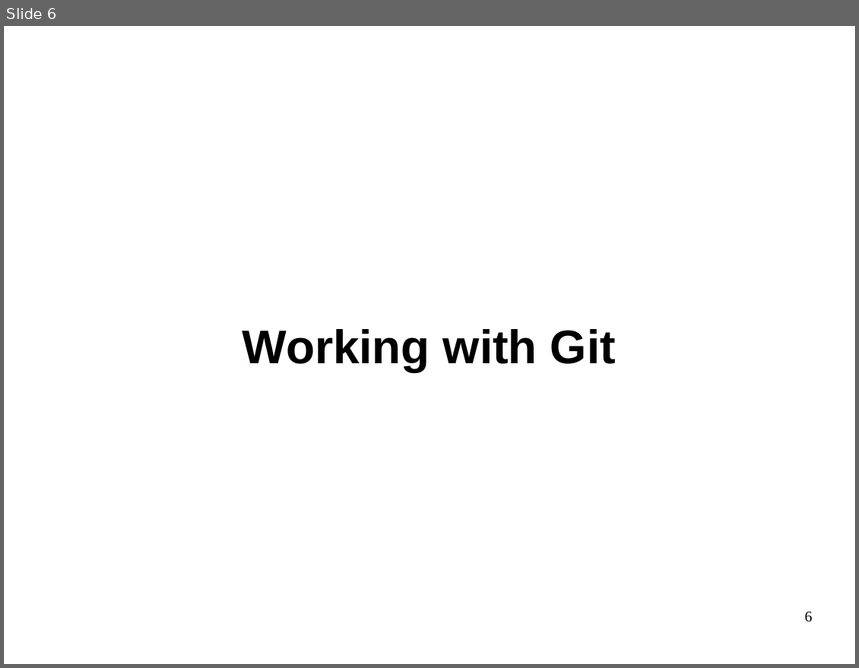
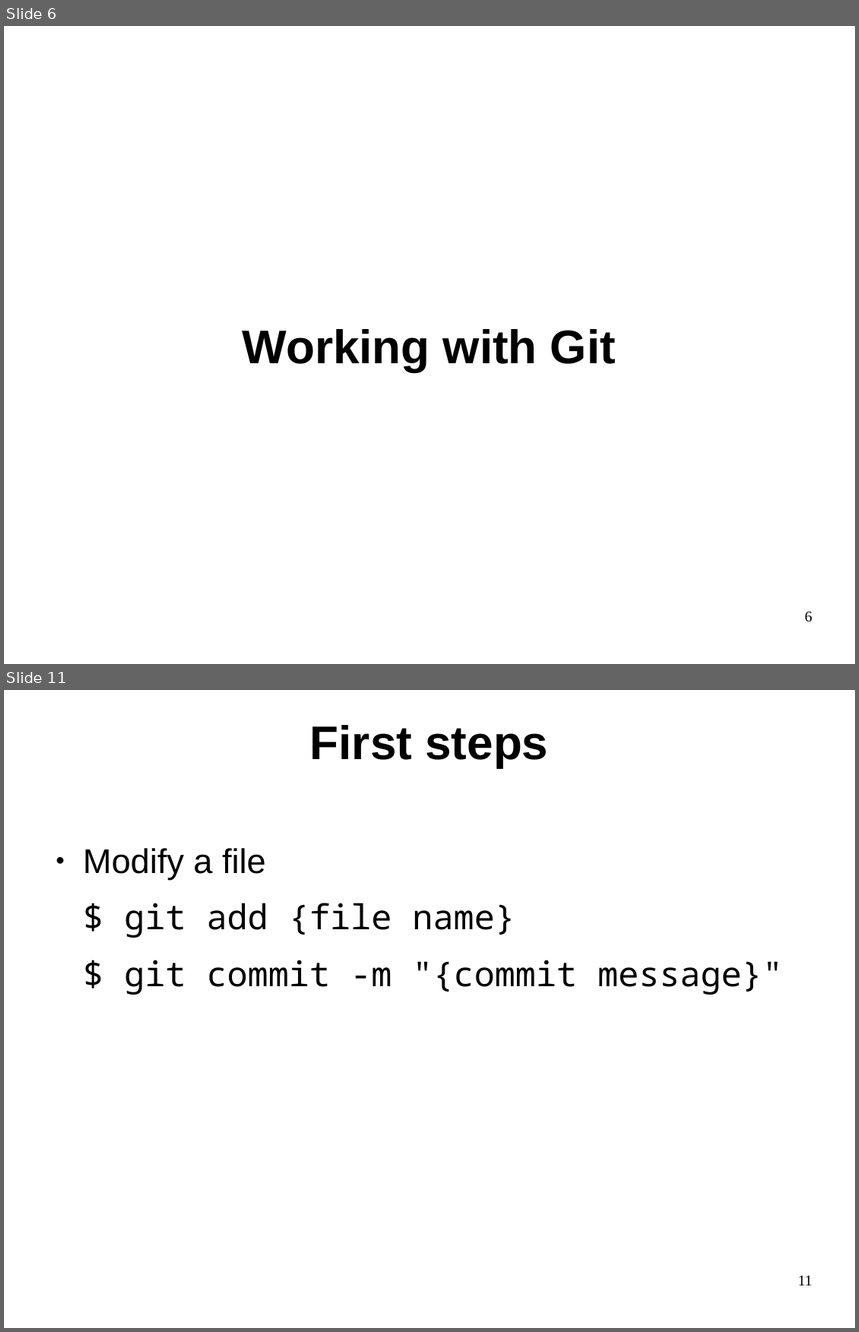
Before and after one commit to philpackmohr/git-paper, a slide deck: git-presentation.odp. Shown one above the other, each under a label of ours: slide 6 before the commit, slides 6 and 11 after it; the slides between them are not shown. The pictures are 859x668 and 859x1332 pixels, drawn with LibreOffice and Linux fonts; fonts in the diff are those of the drawing. Boxes give left, top, right and bottom in pixels: in the first picture for what was removed or moved away, otherwise in the second. Text is boxed around its words. In the diff, an @@ line names an element or a change of style, - is before the commit and + after.

```diff
--- a/git-presentation.odp
+++ b/git-presentation.odp
@@ slide 11 added at (x1=4, y1=690, x2=855, y2=1328), background #FFFFFF @@
@@ title added at (x1=310, y1=725, x2=548, y2=768), 44 pt, text #000000, bold @@
+First steps
@@ text added at (x1=83, y1=848, x2=783, y2=995), 32 pt, text #000000 @@
+● Modify a file
+$ git add {file name}
+$ git commit -m "{commit message}"
@@ page number added at (x1=798, y1=1276, x2=813, y2=1286), 14 pt, text #000000 @@
+11
```
Also in this commit, not shown: 26 other slides added, 1 slide removed.
